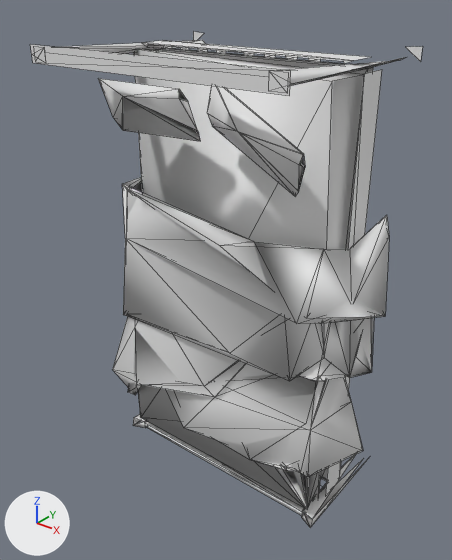
The OBJ model datasets/ModelNet9/bed/train/bed_0014.obj: old version first, new version second.
Rendered twice from a camera (50 mm lens) standing at (0.746, -0.945, 0.598) and looking at (-0.009, -0.002, 0.013). The axes (+X, +Y, +Z) are drawn at lower left. The lights are the same throughout. Mesh edges are drawn as thin lines. Where no turn or scale is listed for an object, it has been applied to the vertices. Vertices at the same position are counted once.

Names of what the first picture shows: 'bed_0014'.
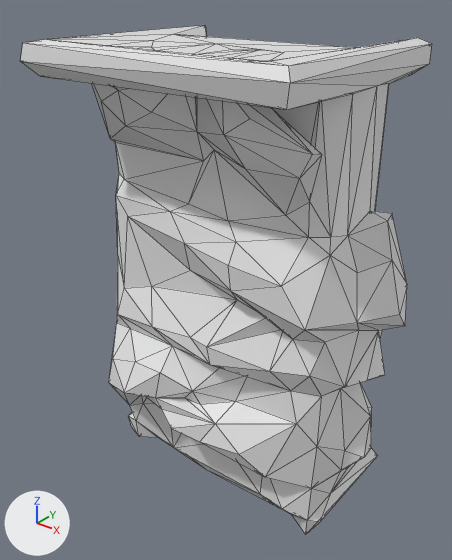
The change in detail:
me_bed_0014 is used by ob_bed_0014; location (0.0, 0.0, 0.0).
me_bed_0014 had 660 vertices, 442 faces, 168 loose edges and spanned x -0.366..0.336, y -0.219..0.222, z -0.487..0.513.
me_bed_0014 now has 248 vertices, 500 faces and spans x -0.37..0.368, y -0.237..0.237, z -0.502..0.498.
me_bed_0014 part 1: the loose piece of 136 vertices spanning x -0.366..0.336, y -0.159..0.09, z -0.441..0.214 is rebuilt with 248 vertices and now spans x -0.37..0.368, y -0.237..0.237, z -0.502..0.498.
me_bed_0014 part 2: 19 loose pieces with 239 vertices, spanning x -0.292..0.277, y -0.219..0.222, z -0.487..0.486, are deleted.
me_bed_0014 part 3: the surface is now shaded flat.

Location of each change, [x1, y1, x2, y2] in pixels of the pictures (452 x 560 px):
'bed_0014', reshaped: before [30, 31, 423, 528]; after [20, 25, 432, 535]
part 1 of me_bed_0014, rebuilt (49% wider, 53% taller): before [113, 177, 389, 509]; after [20, 25, 432, 535]
part 2 of me_bed_0014, deleted: before [30, 31, 423, 528]
